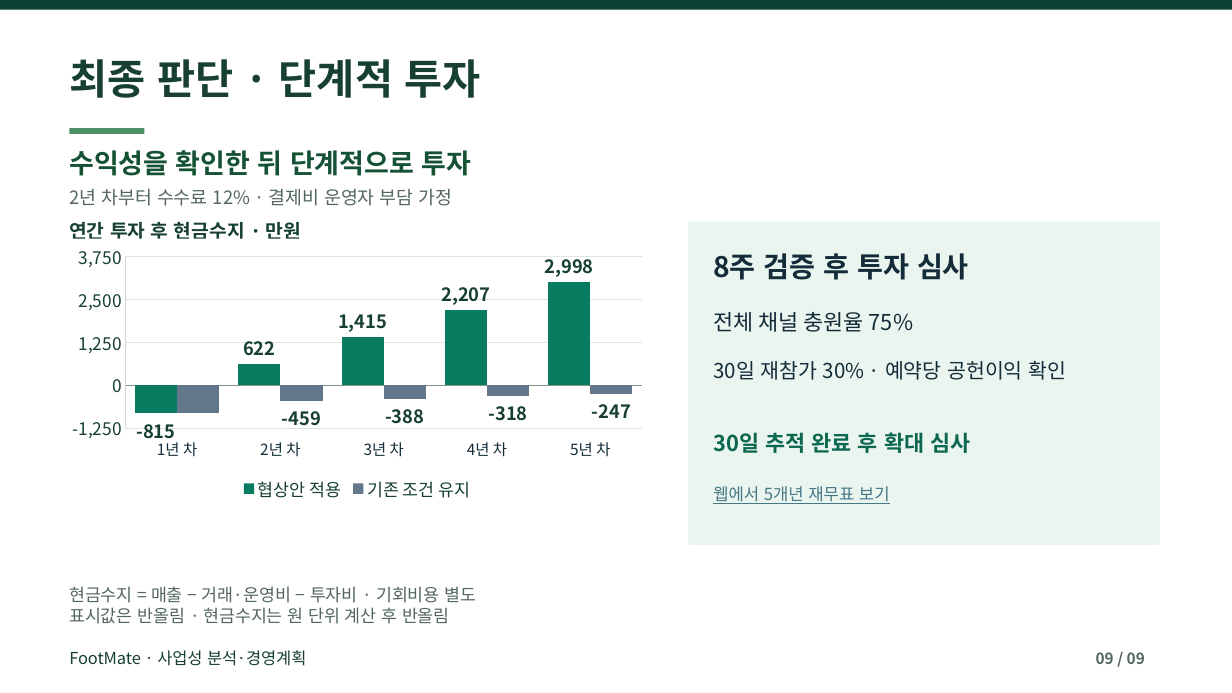
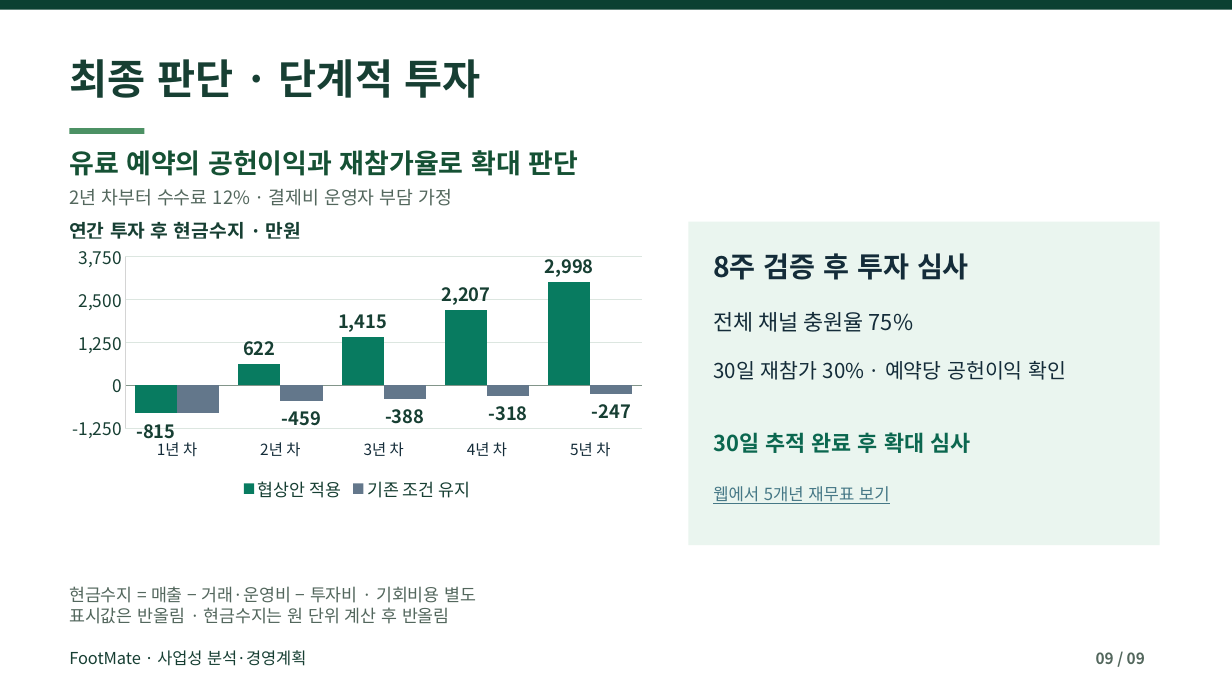
Before and after one commit to dohyunkimmm/footmate-case-study, a slide deck: slide 9 of src/case-study/downloads/footmate_report.pptx. Drawn at 1232x693 pixels with LibreOffice and Linux fonts; fonts in the diff are those of the drawing. Boxes give left, top, right and bottom in pixels: in the first picture for what was removed or moved away, otherwise in the second. Text is boxed around its words. In the diff, an @@ line names an element or a change of style, - is before the commit and + after.

```diff
--- a/src/case-study/downloads/footmate_report.pptx
+++ b/src/case-study/downloads/footmate_report.pptx
@@ text at (x1=69, y1=150, x2=578, y2=176): text changed @@
-수익성을 확인한 뒤 단계적으로 투자
+유료 예약의 공헌이익과 재참가율로 확대 판단
```
Also in this commit, not shown: 13 other files.
